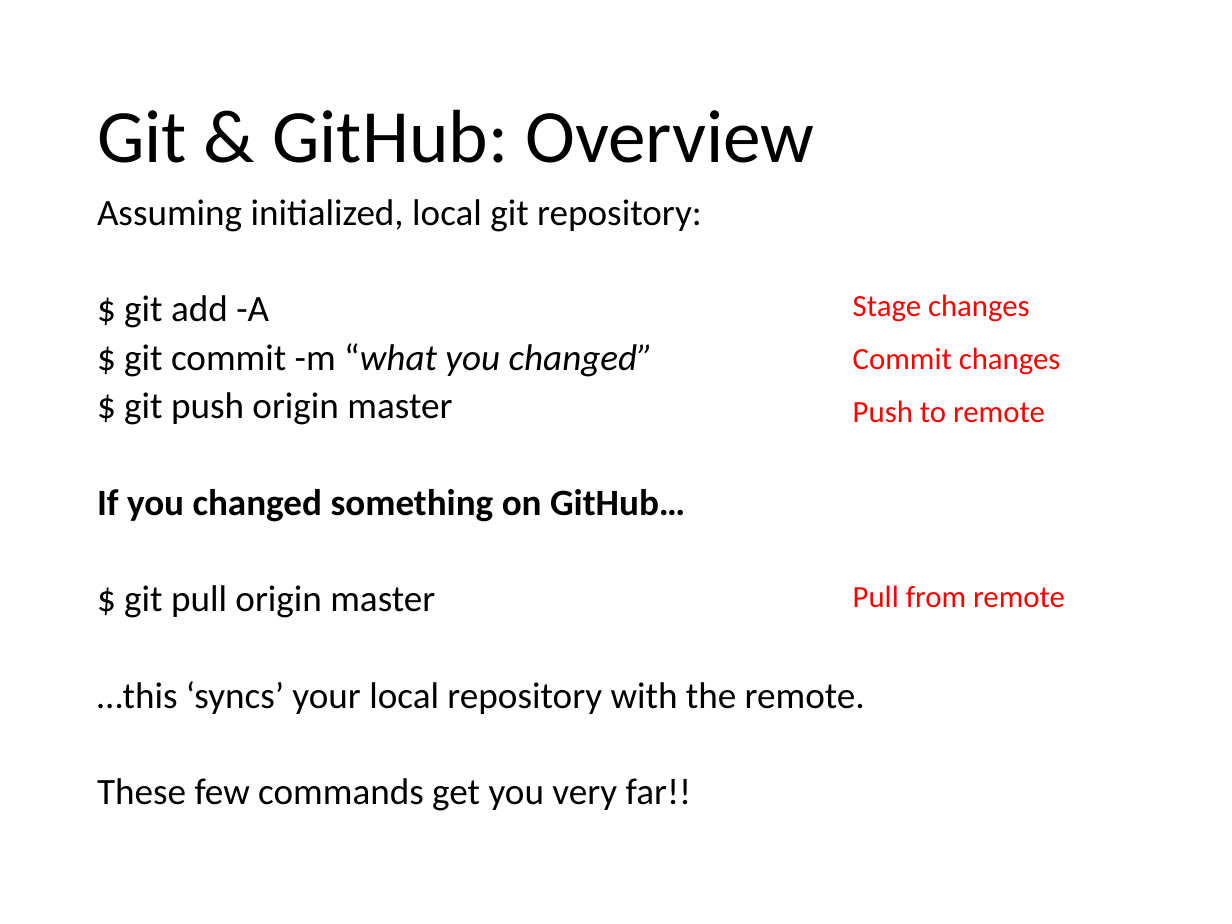
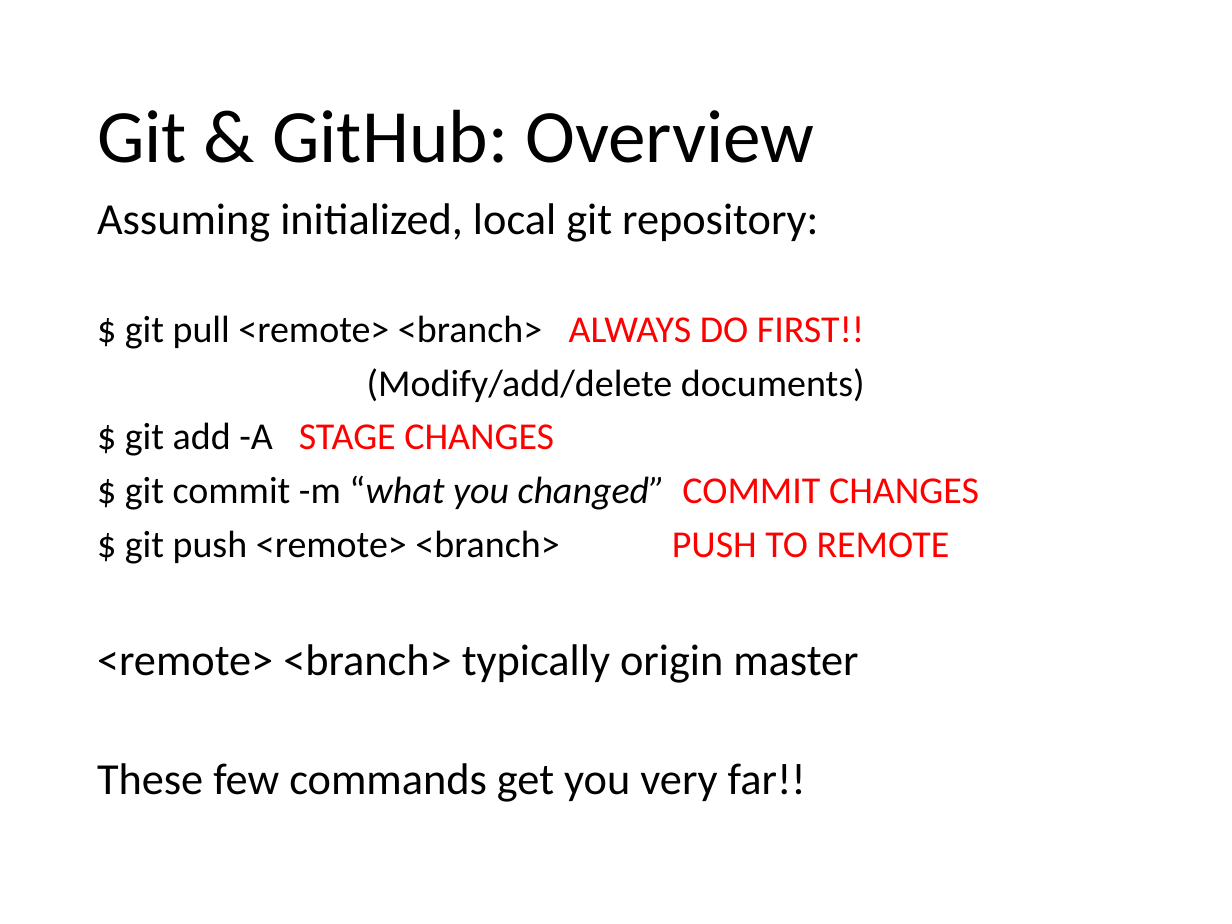
Before and after one commit to WINSTATS-REU/Materials, a slide deck: slide 15 of GitMaterials/3-RemoteRepos.pptx. Drawn at 1232x924 pixels with LibreOffice and Linux fonts; fonts in the diff are those of the drawing. Boxes give left, top, right and bottom in pixels: in the first picture for what was removed or moved away, otherwise in the second. Text is boxed around its words. In the diff, an @@ line names an element or a change of style, - is before the commit and + after.

Commit message:
changed overview

```diff
--- a/GitMaterials/3-RemoteRepos.pptx
+++ b/GitMaterials/3-RemoteRepos.pptx
@@ text at [97, 203, 818, 802]: size 21.7 to 25.9 pt in "Assuming initialized, local git repository:", "These few commands get you very far!!"; line spacing 0.7 to 0.8 @@
@@ text removed at [853, 294, 1030, 322] @@
-Stage changes
@@ text at [97, 315, 979, 683]: text changed; size 21.7 to 22.2 pt @@
-$ git add -A
-$ git commit -m “what you changed”
-$ git push origin master
-If you changed something on GitHub…
-$ git pull origin master
-…this ‘syncs’ your local repository with the remote.
+$ git pull <remote> <branch> ALWAYS DO FIRST!!
+(Modify/add/delete documents)
+$ git add -A STAGE CHANGES
+$ git commit -m “what you changed” COMMIT CHANGES
+$ git push <remote> <branch> PUSH TO REMOTE
+<remote> <branch> typically origin master
@@ text removed at [853, 347, 1061, 375] @@
-Commit changes
@@ text removed at [853, 400, 1045, 423] @@
-Push to remote
@@ text removed at [853, 585, 1065, 608] @@
-Pull from remote
```
